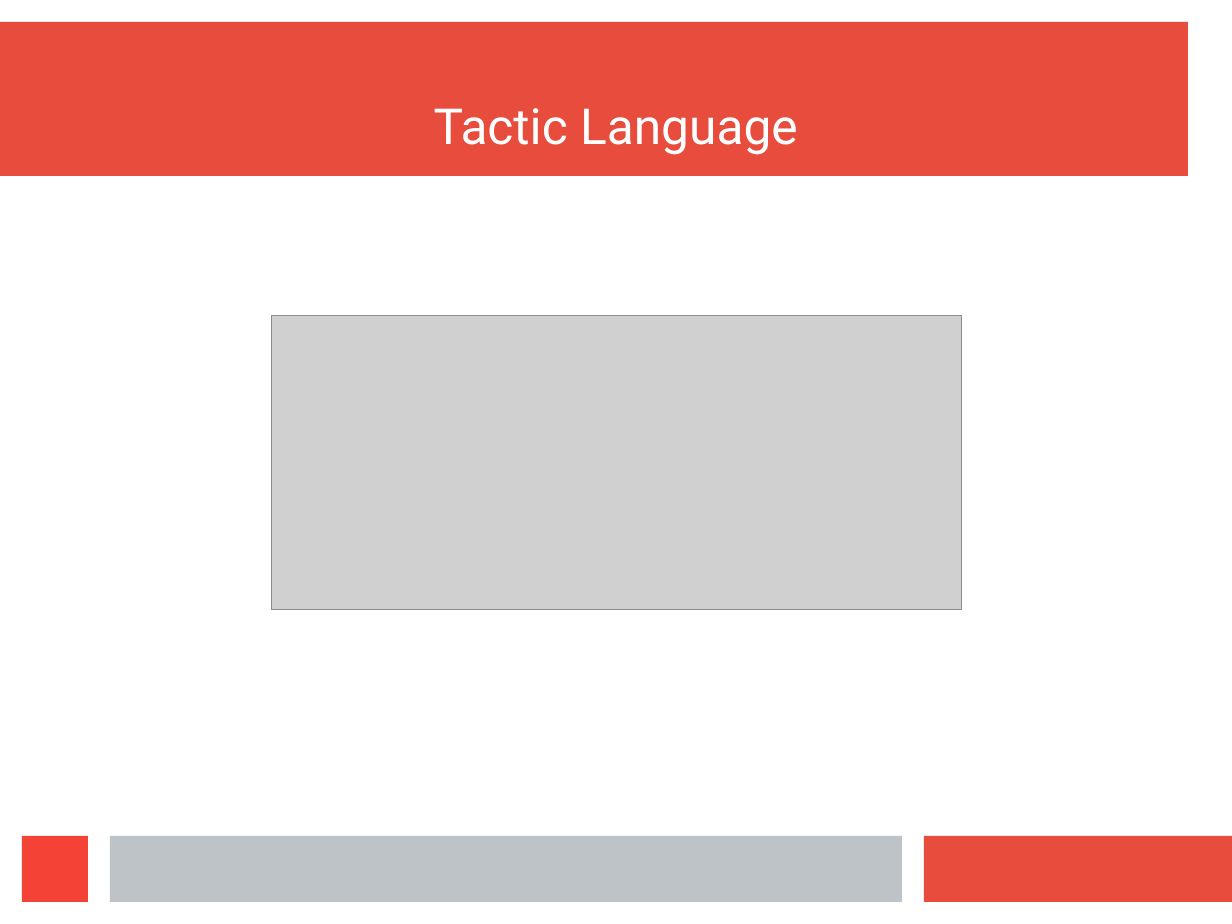
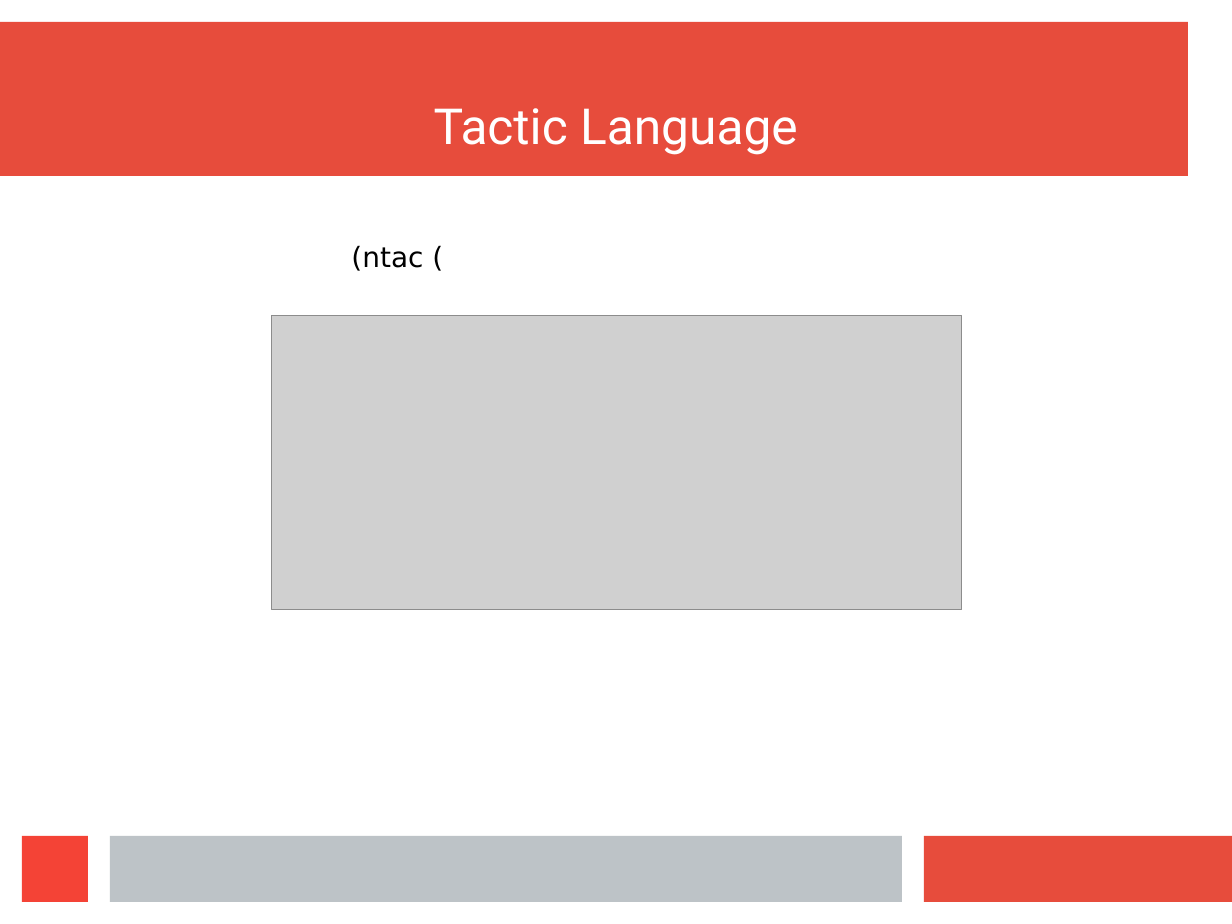
Before and after one commit to wilbowma/cur, a slide deck: slide 36 of hope-2016/slides.odp (slide 44 before the commit). Drawn at 1232x924 pixels with LibreOffice and Linux fonts; fonts in the diff are those of the drawing; grey boxes stand for pictures. Boxes give left, top, right and bottom in pixels: in the first picture for what was removed or moved away, otherwise in the second. Text is boxed around its words. In the diff, an @@ line names an element or a change of style, - is before the commit and + after.

```diff
--- a/hope-2016/slides.odp
+++ b/hope-2016/slides.odp
@@ text added at [351, 245, 423, 271], 18 pt, text #000000 @@
+(ntac (
```
Also in this commit, not shown: 15 other slides changed, 5 slides added, 9 slides removed.
